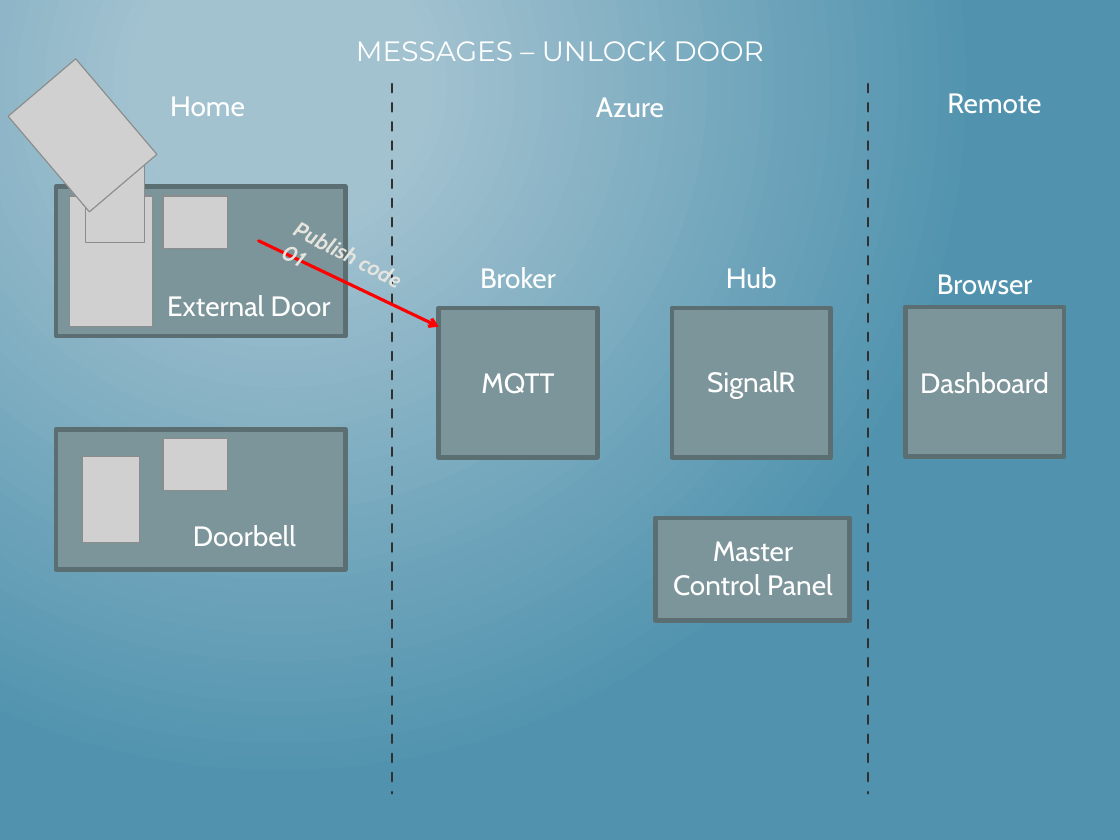
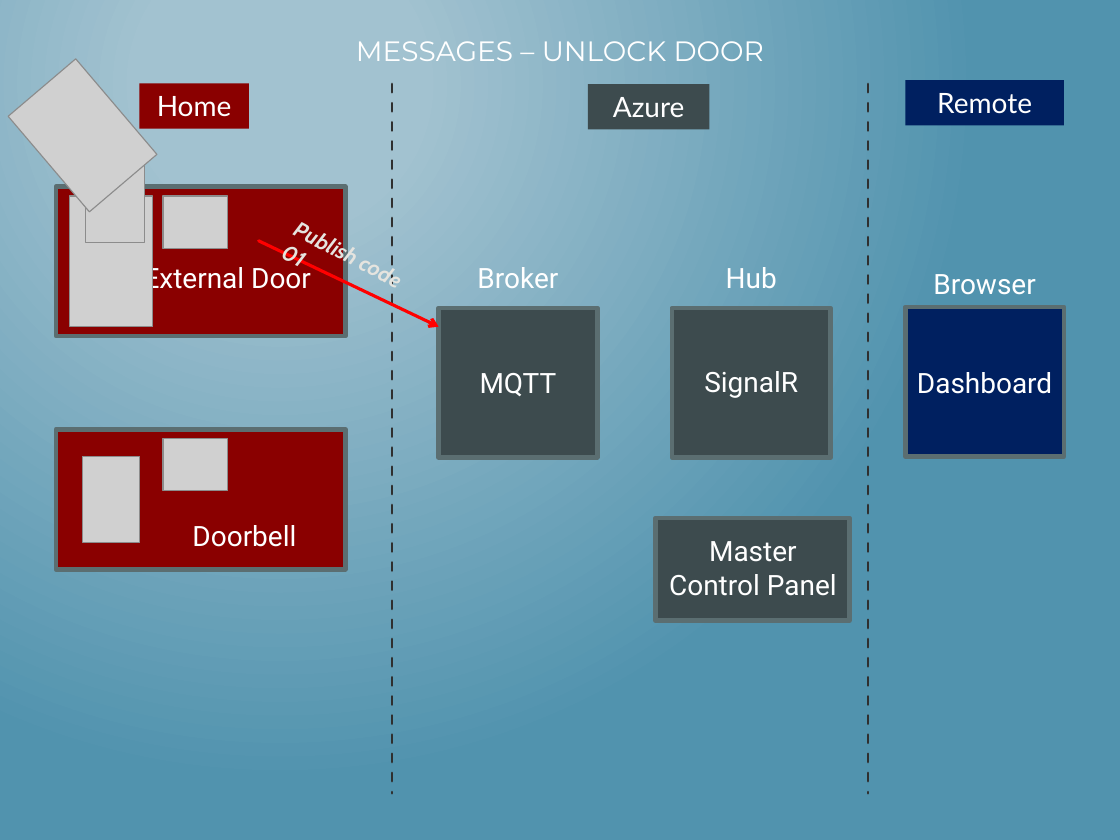
Before and after one commit to mlinnen/CloudHomeSecurity, a slide deck: slide 17 of docs/HacknightPowerPoint.pptx (slide 16 before the commit). Drawn at 1120x840 pixels with LibreOffice and Linux fonts; fonts in the diff are those of the drawing; grey boxes stand for pictures. Boxes give left, top, right and bottom in pixels: in the first picture for what was removed or moved away, otherwise in the second. Text is boxed around its words. In the diff, an @@ line names an element or a change of style, - is before the commit and + after.

```diff
--- a/docs/HacknightPowerPoint.pptx
+++ b/docs/HacknightPowerPoint.pptx
@@ rectangle "Home": place and size @@
-rectangle "Home" at (170, 96, 245, 116)
+rectangle "Home" at (139, 84, 249, 129)
@@ rectangle "Home" at (139, 84, 249, 129): font Cabin to Lato; fill none to #8A0000 @@
@@ rectangle "Azure": place and size @@
-rectangle "Azure" at (596, 97, 664, 117)
+rectangle "Azure" at (588, 84, 709, 129)
@@ rectangle "Azure" at (588, 84, 709, 129): font Cabin to Lato; fill none to #3D4B4E @@
@@ rectangle added at (905, 81, 1064, 125), fill #002060, 18 pt, text #FFFFFF @@
+Remote
@@ rectangle at (56, 187, 345, 336): fill #7C959A to #8A0000 @@
@@ font Cabin to Roboto in 9 elements at (192, 525, 296, 547), (477, 267, 558, 288), (726, 267, 777, 288), (933, 274, 1035, 295), (480, 373, 557, 396), (704, 371, 798, 398), (917, 372, 1052, 394), (669, 541, 837, 596), (144, 262, 311, 295) @@
@@ text "External Door": place and size @@
-text "External Door" at (167, 295, 331, 316)
+text "External Door" at (144, 262, 311, 295)
@@ rectangle at (905, 307, 1064, 456): fill #7C959A to #002060 @@
@@ rectangle at (56, 429, 345, 569): fill #7C959A to #8A0000 @@
@@ fill #7C959A to #3D4B4E in 3 elements at (439, 308, 598, 457), (672, 308, 831, 457), (655, 517, 849, 620) @@
```
Also in this commit, not shown: 30 other slides changed, 3 slides added.
